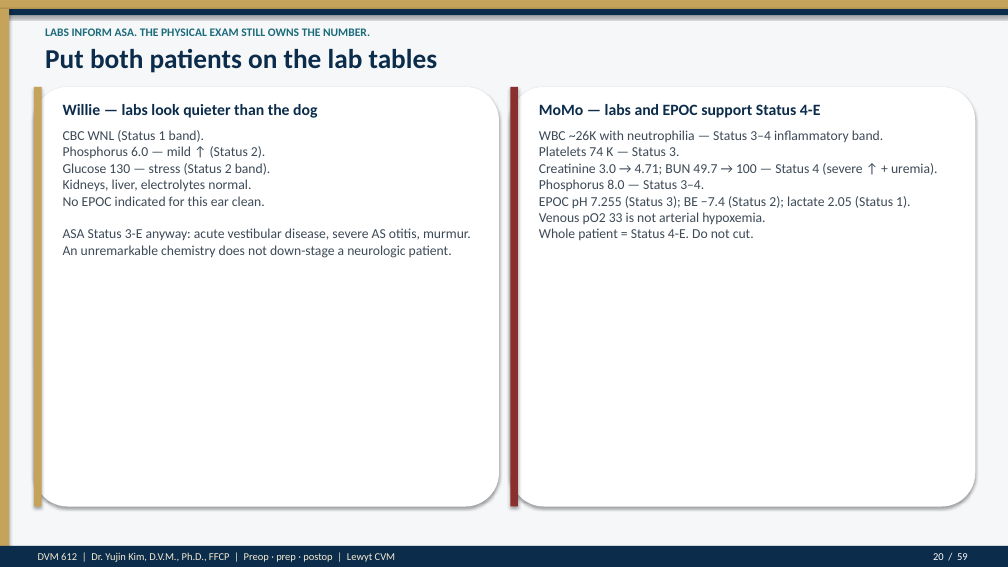
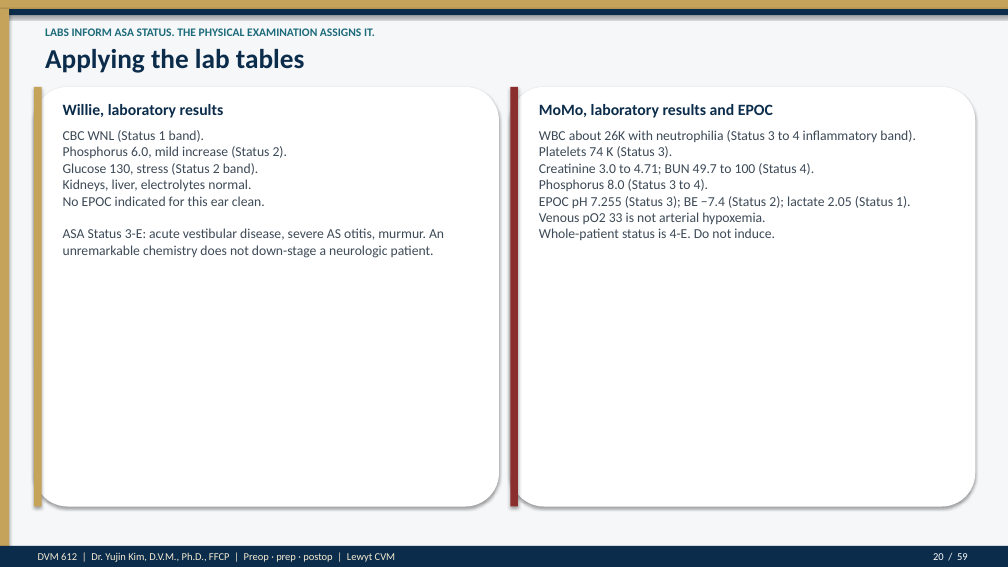
Before and after one commit to drkimvet/happycare, a slide deck: slide 20 of lectures/DVM-612_Week4_Preop_PatientPrep_Postop.pptx. Drawn at 1008x567 pixels with LibreOffice and Linux fonts; fonts in the diff are those of the drawing. Boxes give left, top, right and bottom in pixels: in the first picture for what was removed or moved away, otherwise in the second. Text is boxed around its words. In the diff, an @@ line names an element or a change of style, - is before the commit and + after.

```diff
--- a/lectures/DVM-612_Week4_Preop_PatientPrep_Postop.pptx
+++ b/lectures/DVM-612_Week4_Preop_PatientPrep_Postop.pptx
@@ text at (45, 28, 375, 36): text changed @@
-LABS INFORM ASA. THE PHYSICAL EXAM STILL OWNS THE NUMBER.
+LABS INFORM ASA STATUS. THE PHYSICAL EXAMINATION ASSIGNS IT.
@@ text at (45, 49, 305, 73): text changed @@
-Put both patients on the lab tables
+Applying the lab tables
@@ text at (63, 104, 224, 118): text changed @@
-Willie — labs look quieter than the dog
+Willie, laboratory results
@@ text at (539, 104, 773, 118): text changed @@
-MoMo — labs and EPOC support Status 4-E
+MoMo, laboratory results and EPOC
@@ text at (63, 130, 444, 258): text changed @@
-CBC WNL (Status 1 band).
-Phosphorus 6.0 — mild ↑ (Status 2).
-Glucose 130 — stress (Status 2 band).
-Kidneys, liver, electrolytes normal.
-No EPOC indicated for this ear clean.
-ASA Status 3-E anyway: acute vestibular disease, severe AS otitis, murmur. An unremarkable chemistry does not down-stage a neurologic patient.
+CBC WNL (Status 1 band).
+Phosphorus 6.0, mild increase (Status 2).
+Glucose 130, stress (Status 2 band).
+Kidneys, liver, electrolytes normal.
+No EPOC indicated for this ear clean.
+ASA Status 3-E: acute vestibular disease, severe AS otitis, murmur. An unremarkable chemistry does not down-stage a neurologic patient.
@@ text at (539, 130, 916, 240): text changed @@
-WBC ~26K with neutrophilia — Status 3–4 inflammatory band.
-Platelets 74 K — Status 3.
-Creatinine 3.0 → 4.71; BUN 49.7 → 100 — Status 4 (severe ↑ + uremia).
-Phosphorus 8.0 — Status 3–4.
-EPOC pH 7.255 (Status 3); BE −7.4 (Status 2); lactate 2.05 (Status 1).
-Venous pO2 33 is not arterial hypoxemia.
-Whole patient = Status 4-E. Do not cut.
+WBC about 26K with neutrophilia (Status 3 to 4 inflammatory band).
+Platelets 74 K (Status 3).
+Creatinine 3.0 to 4.71; BUN 49.7 to 100 (Status 4).
+Phosphorus 8.0 (Status 3 to 4).
+EPOC pH 7.255 (Status 3); BE −7.4 (Status 2); lactate 2.05 (Status 1).
+Venous pO2 33 is not arterial hypoxemia.
+Whole-patient status is 4-E. Do not induce.
```
Also in this commit, not shown: 54 other slides changed, 8 other files.
